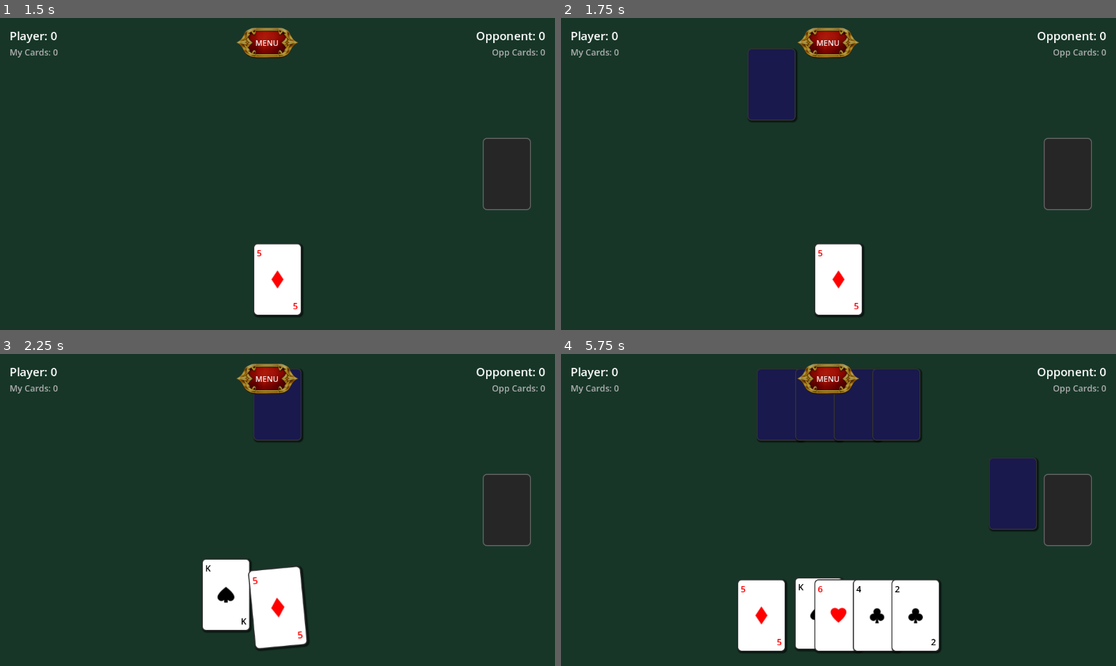
Above: before the commit, frames 1-4 (two rows, left to right).
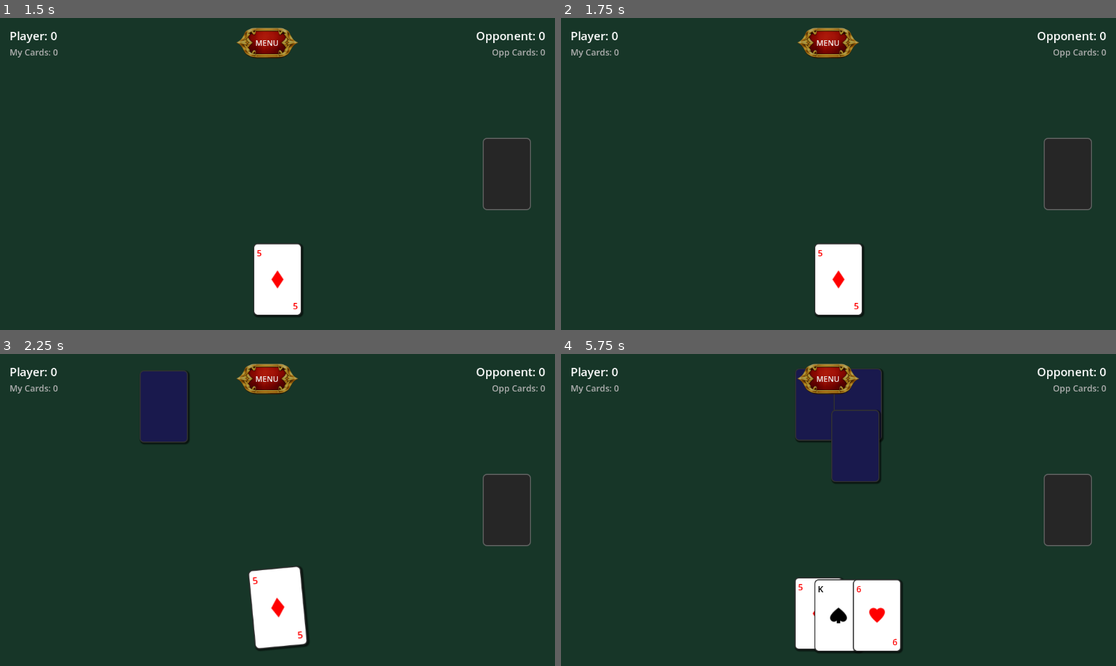
Above: after the commit, the same moments.

Repository: mangelsr/Forty-Last-Bet
Game: Godot game, scene res://src/scenes/menu/MainMenu.tscn
Same seed, same stepped clock (60 frames per second), same inputs: the game is played once before the commit and once after it. Sound files missing from this copy of the repository are replaced by a short silence.
Inputs (mouse positions are in pixels of both pictures, inside the frame that each line leads up to):
- Up to frame 1 (1.5 s): click "PLAY" at 0.5 s; drag from (199, 267) to (333, 105) at 1.27 s
- Up to frame 2 (1.75 s): no input
- Up to frame 3 (2.25 s): drag from (277, 616) to (249, 572) at 2.02 s
- Up to frame 4 (5.75 s): move the mouse to (838, 403) at 2.77 s; click (838, 403) at 2.92 s; drag from (855, 403) to (672, 463) at 3.52 s; drag from (877, 403) to (866, 510) at 4.27 s; drag from (821, 616) to (755, 432) at 5.02 s

Frame 1 is identical in both runs. In frame 2, 2.0% of the frame differs, in the area x 33-43%, y 9-34%; in frame 3, 5.5%; in frame 4, 11%, in the area x 31-86%, y 4-96%.

Commit message:
[ADD] GameBoard UI/Audio/Animator helpers, [UPD] GameBoard wiring, [UPD] CardUI state machine

Diff:
--- a/src/scenes/cards/CardUI.gd
+++ b/src/scenes/cards/CardUI.gd
@@ -14,16 +14,23 @@
 @onready var margin_container = $MarginContainer
 @onready var sfx_hover = $SfxHover
 
-var is_dragging: bool = false
 var drag_offset: Vector2 = Vector2.ZERO
 var original_position: Vector2 = Vector2.ZERO
 var target_rotation: float = 0.0
 
-var is_waving: bool = false
 var wave_offset: float = 0.0
 static var last_hover_sfx_ms_global: int = 0
 
 const HOVER_SFX_COOLDOWN_MS = 450
+
+enum CardState {
+	IDLE,
+	HOVERED,
+	DRAGGING,
+	WAVING
+}
+
+var state: CardState = CardState.IDLE
 
 func _ready():
 	if card_data:
@@ -37,22 +44,23 @@
 	gui_input.connect(_on_gui_input)
 
 func _process(_delta):
-	if is_dragging:
-		var target_pos = get_global_mouse_position() - drag_offset
-		global_position = global_position.lerp(target_pos, 0.2)
-
-		# Dynamic tilt based on movement velocity
-		var velocity = (target_pos - global_position).x
-		target_rotation = clamp(velocity * 0.05, -0.2, 0.2)
-		rotation = lerp_angle(rotation, target_rotation, 0.1)
-	elif is_waving:
-		# Synchronized up and down movement with offset
-		var time = Time.get_ticks_msec() / 1000.0
-		var wave = sin(time * 3.0 + wave_offset) * 4.0 # Speed 3.0, Amplitude 4px
-		global_position.y = original_position.y + wave
-		rotation = lerp_angle(rotation, 0, 0.1)
-	else:
-		rotation = lerp_angle(rotation, 0, 0.1)
+	match state:
+		CardState.DRAGGING:
+			var target_pos = get_global_mouse_position() - drag_offset
+			global_position = global_position.lerp(target_pos, 0.2)
+
+			# Dynamic tilt based on movement velocity
+			var velocity = (target_pos - global_position).x
+			target_rotation = clamp(velocity * 0.05, -0.2, 0.2)
+			rotation = lerp_angle(rotation, target_rotation, 0.1)
+		CardState.WAVING:
+			# Synchronized up and down movement with offset
+			var time = Time.get_ticks_msec() / 1000.0
+			var wave = sin(time * 3.0 + wave_offset) * 4.0 # Speed 3.0, Amplitude 4px
+			global_position.y = original_position.y + wave
+			rotation = lerp_angle(rotation, 0, 0.1)
+		_:
+			rotation = lerp_angle(rotation, 0, 0.1)
 
 func set_card_data(value: CardData):
 	card_data = value
@@ -124,18 +132,15 @@
 		if get_parent() != hand:
 			return
 
-	is_dragging = true
+	set_state(CardState.DRAGGING)
 	drag_offset = get_global_mouse_position() - global_position
-	z_index = 100 # Ensure it's on top
-	scale = Vector2(1.1, 1.1)
 	original_position = global_position # Update in case it moved in hand
 
 func stop_drag():
-	if not is_dragging:
-		return
-
-	is_dragging = false
-	z_index = 0
+	if state != CardState.DRAGGING:
+		return
+
+	set_state(CardState.IDLE)
 
 	# Check if dropped in table area
 	var game_board = get_tree().current_scene
@@ -152,40 +157,70 @@
 	tween.tween_property(self, "rotation", 0.0, 0.2)
 
 func _on_mouse_entered():
-	if not is_dragging:
-		# Only hover if in player's hand
-		var game_board = get_tree().current_scene
-		if game_board:
-			var hand = game_board.get_node("%HandContainer")
-			if get_parent() != hand:
-				return
-
-		_play_hover_sfx()
-		var tween = create_tween().set_trans(Tween.TRANS_BACK).set_ease(Tween.EASE_OUT)
-		tween.tween_property(self, "scale", Vector2(1.1, 1.1), 0.2)
-		z_index = 10
+	if state == CardState.DRAGGING:
+		return
+	if not _is_in_hand():
+		return
+
+	_play_hover_sfx()
+	set_state(CardState.HOVERED)
 
 func _on_mouse_exited():
-	if not is_dragging:
-		var game_board = get_tree().current_scene
-		if game_board:
-			var hand = game_board.get_node("%HandContainer")
-			if get_parent() != hand:
-				return
-
-		var tween = create_tween().set_trans(Tween.TRANS_BACK).set_ease(Tween.EASE_OUT)
-		tween.tween_property(self, "scale", Vector2(1.0, 1.0), 0.2)
-		z_index = 0
+	if state == CardState.DRAGGING:
+		return
+	if not _is_in_hand():
+		return
+
+	set_state(CardState.IDLE)
 
 func update_original_position():
 	original_position = global_position
 
 func start_wave_animation(offset: float = 0.0):
-	is_waving = true
 	wave_offset = offset
+	set_state(CardState.WAVING)
 
 func stop_wave_animation():
-	is_waving = false
+	set_state(CardState.IDLE)
+
+func set_state(next_state: CardState):
+	if state == next_state:
+		return
+
+	_exit_state(state, next_state)
+	state = next_state
+	_enter_state(state)
+
+func _enter_state(next_state: CardState):
+	match next_state:
+		CardState.HOVERED:
+			var tween = create_tween().set_trans(Tween.TRANS_BACK).set_ease(Tween.EASE_OUT)
+			tween.tween_property(self, "scale", Vector2(1.1, 1.1), 0.2)
+			z_index = 10
+		CardState.DRAGGING:
+			z_index = 100 # Ensure it's on top
+			scale = Vector2(1.1, 1.1)
+		_:
+			pass
+
+func _exit_state(prev_state: CardState, next_state: CardState):
+	match prev_state:
+		CardState.HOVERED:
+			if next_state != CardState.DRAGGING:
+				var tween = create_tween().set_trans(Tween.TRANS_BACK).set_ease(Tween.EASE_OUT)
+				tween.tween_property(self, "scale", Vector2(1.0, 1.0), 0.2)
+				z_index = 0
+		CardState.DRAGGING:
+			z_index = 0
+		_:
+			pass
+
+func _is_in_hand() -> bool:
+	var game_board = get_tree().current_scene
+	if game_board:
+		var hand = game_board.get_node("%HandContainer")
+		return get_parent() == hand
+	return false
 
 func _play_hover_sfx():
 	if not sfx_hover:
--- a/src/scenes/game_board/GameBoard.gd
+++ b/src/scenes/game_board/GameBoard.gd
@@ -9,24 +9,19 @@
 @onready var hand_container = %HandContainer
 @onready var opponent_hand_container = %OpponentHandContainer
 @onready var table_grid = %TableGrid
-@onready var deck_position = %DeckPosition
-@onready var player_score_label = %PlayerScore
-@onready var opponent_score_label = %OpponentScore
-@onready var message_container = %MessageContainer
+@onready var capture_choice_scene = preload("res://src/scenes/ui/CaptureChoiceUI.tscn")
 @onready var sfx_round_start = %SfxRoundStart
 @onready var sfx_deal = %SfxDeal
 @onready var sfx_card_play = %SfxCardPlay
 @onready var sfx_capture = %SfxCapture
+@onready var ui = $GameBoardUI
+@onready var audio = $GameBoardAudio
+@onready var animator = $GameBoardAnimator
 
 var play_shuffle_next_deal: bool = true
 
 func _ready():
-	GameManager.turn_changed.connect(_on_turn_changed)
-	GameManager.new_round_requested.connect(_on_new_round_requested)
-	GameManager.game_event_occurred.connect(_on_game_event_occurred)
-	GameManager.game_over.connect(_on_game_over)
-	GameManager.capture_choice_requested.connect(_on_capture_choice_requested)
-	GameManager.deck_reshuffled.connect(_on_deck_reshuffled)
+	_connect_signals()
 	# Wait a frame for layout to settle
 	await get_tree().process_frame
 	start_game()
@@ -34,47 +29,28 @@
 func start_game():
 	GameManager.load_deck()
 	GameManager.shuffle_deck()
-	update_scores()
+	ui.update_scores()
 	deal_round()
+
+func _connect_signals():
+	GameManager.turn_changed.connect(_on_turn_changed)
+	GameManager.new_round_requested.connect(_on_new_round_requested)
+	GameManager.game_event_occurred.connect(_on_game_event_occurred)
+	GameManager.game_over.connect(_on_game_over)
+	GameManager.capture_choice_requested.connect(_on_capture_choice_requested)
+	GameManager.deck_reshuffled.connect(_on_deck_reshuffled)
 
 func _on_game_event_occurred(type: String, team: String, points: int):
 	if type in ["CAPTURE", "CAIDA", "LIMPIA"]:
-		_play_sfx(sfx_capture)
-
-	var color = Color.WHITE
-	# Map type to translation key (e.g. CAIDA -> EVENT_CAIDA, DOBLE RONDA -> EVENT_DOBLE_RONDA)
-	var tr_key = "EVENT_" + type.replace(" ", "_")
-	var text = tr(tr_key)
-
-	if points > 0:
-		text += "! +" + str(points)
-	else:
-		text += "!"
-
-	match type:
-		"CAIDA":
-			color = Color.YELLOW
-		"LIMPIA":
-			color = Color.CYAN
-		"RONDA", "DOBLE RONDA":
-			color = Color.MAGENTA
-		"CAPTURE":
-			color = Color.GREEN_YELLOW
-		"CARTON":
-			color = Color.SKY_BLUE
-
-	# Translate team name using existing keys GAME_PLAYER / GAME_OPPONENT
-	var team_key = "GAME_" + team
-	var team_text = tr(team_key)
-
-	var label_text = "[%s] %s" % [team_text, text]
-	show_event_notification(label_text, color)
+		audio.play_sfx(sfx_capture)
+	var label_text = _build_event_text(type, team, points)
+	var color = _event_color(type)
+	ui.show_event_notification(label_text, color)
 
 func _on_game_over(winner_team: String, score_p: int, score_o: int):
 	var modal = GAME_OVER_MODAL_SCENE.instantiate()
 	add_child(modal)
 	modal.setup(winner_team, score_p, score_o)
-@onready var capture_choice_scene = preload("res://src/scenes/ui/CaptureChoiceUI.tscn")
 
 func _on_capture_choice_requested(options: Array):
 	var choice_ui = capture_choice_scene.instantiate()
@@ -90,101 +66,29 @@
 		# UI handles its own destruction
 	)
 
-func show_event_notification(text: String, color: Color):
-	var label = Label.new()
-	label.text = text
-	label.horizontal_alignment = HORIZONTAL_ALIGNMENT_CENTER
-	label.add_theme_color_override("font_color", color)
-	label.add_theme_font_size_override("font_size", 48)
-	label.add_theme_color_override("font_outline_color", Color.BLACK)
-	label.add_theme_constant_override("outline_size", 8)
-
-	# Use VBox for layout if not already
-	var vbox = message_container.get_node_or_null("MessageVBox")
-	if not vbox:
-		vbox = VBoxContainer.new()
-		vbox.name = "MessageVBox"
-		vbox.alignment = BoxContainer.ALIGNMENT_CENTER
-		vbox.anchors_preset = Control.PRESET_CENTER
-		vbox.grow_horizontal = Control.GROW_DIRECTION_BOTH
-		vbox.grow_vertical = Control.GROW_DIRECTION_BOTH
-		# Ensure it's centered in the container (which is already centered)
-		message_container.add_child(vbox)
-		# Force update to ensure it centers
-		vbox.set_anchors_and_offsets_preset(Control.PRESET_CENTER)
-
-	# Create a slot for the message to reserve space in the VBox
-	var slot = Control.new()
-	slot.custom_minimum_size = Vector2(0, 60) # Reserve vertical space
-	slot.size_flags_horizontal = Control.SIZE_EXPAND_FILL
-	vbox.add_child(slot)
-
-	slot.add_child(label)
-
-	# Wait for a frame to get correct size for centering
-	await get_tree().process_frame
-
-	# Center label in slot
-	label.position = (slot.size - label.size) / 2
-	label.pivot_offset = label.size / 2
-
-	# Initial Animation State
-	label.modulate.a = 0
-	label.scale = Vector2(0.5, 0.5)
-
-	# Animate
-	var tween = create_tween().set_parallel(true).set_trans(Tween.TRANS_BACK).set_ease(Tween.EASE_OUT)
-	tween.tween_property(label, "scale", Vector2.ONE, 0.4)
-	tween.tween_property(label, "modulate:a", 1.0, 0.2)
-	# Float up relative to the slot
-	tween.tween_property(label, "position:y", label.position.y - 120, 1.5).set_trans(Tween.TRANS_SINE)
-
-	# Fade out and cleanup
-	var fade_tween = create_tween().set_trans(Tween.TRANS_CUBIC).set_ease(Tween.EASE_IN)
-	fade_tween.tween_interval(1.5)
-	fade_tween.tween_property(label, "modulate:a", 0.0, 0.5)
-	# Remove the slot (parent), which removes the label too
-	fade_tween.tween_callback(slot.queue_free)
-
-
 func _on_menu_button_pressed():
 	get_tree().change_scene_to_file("res://src/scenes/menu/MainMenu.tscn")
-
-
-@onready var player_captured_label = %PlayerCapturedCount
-@onready var opponent_captured_label = %OpponentCapturedCount
-
-func update_scores():
-	player_score_label.text = tr("GAME_PLAYER") + ": " + str(GameManager.player_score)
-	opponent_score_label.text = tr("GAME_OPPONENT") + ": " + str(GameManager.opponent_score)
-
-	player_captured_label.text = tr("GAME_MY_CARDS") + ": " + str(GameManager.player_captured.size())
-	opponent_captured_label.text = tr("GAME_OPP_CARDS") + ": " + str(GameManager.opponent_captured.size())
 
 func deal_round():
 	var p_cards = GameManager.deal_cards(5)
 	var o_cards = GameManager.deal_cards(5)
 
 	if play_shuffle_next_deal:
-		_play_sfx(sfx_round_start)
-		await _wait_for_sfx(sfx_round_start)
+		audio.play_sfx(sfx_round_start)
+		await audio.wait_for_sfx(sfx_round_start)
 		play_shuffle_next_deal = false
 
 	GameManager.player_hand.append_array(p_cards)
 	GameManager.opponent_hand.append_array(o_cards)
 
 	for i in range(5):
-		_play_sfx(sfx_deal)
-		spawn_card_to_hand(p_cards[i], true)
-		await _wait_for_sfx(sfx_deal)
-		_play_sfx(sfx_deal)
-		spawn_card_to_hand(o_cards[i], false)
-		await _wait_for_sfx(sfx_deal)
+		await _deal_one_to_hand(p_cards[i], true)
+		await _deal_one_to_hand(o_cards[i], false)
 
 	# Check for Ronda bonus points
 	GameManager.check_for_ronda(true)
 	GameManager.check_for_ronda(false)
-	update_scores()
+	ui.update_scores()
 
 func _refresh_table_ui():
 	for table_card in table_grid.get_children():
@@ -192,24 +96,12 @@
 			table_card.queue_free()
 
 func spawn_card_to_hand(data: CardData, is_player: bool):
-	var card_ui = CARD_UI_SCENE.instantiate() as CardUI
-	card_ui.card_data = data
-	card_ui.is_face_up = is_player
+	await animator.spawn_card_to_hand(CARD_UI_SCENE, data, is_player)
 
-	add_child(card_ui)
-	card_ui.global_position = deck_position.global_position
-
-	var target_parent = hand_container if is_player else opponent_hand_container
-	var tween = create_tween().set_trans(Tween.TRANS_QUART).set_ease(Tween.EASE_OUT)
-
-	await tween.tween_property(card_ui, "global_position", target_parent.global_position, 0.4).finished
-
-	if card_ui.get_parent():
-		card_ui.get_parent().remove_child(card_ui)
-	target_parent.add_child(card_ui)
-
-	await get_tree().process_frame
-	card_ui.update_original_position()
+func _deal_one_to_hand(data: CardData, is_player: bool):
+	audio.play_sfx(sfx_deal)
+	await spawn_card_to_hand(data, is_player)
+	await audio.wait_for_sfx(sfx_deal)
 
 func _on_new_round_requested():
 	# Small delay to let the last play settle visually
@@ -220,7 +112,7 @@
 	play_shuffle_next_deal = true
 
 func _on_turn_changed(new_state):
-	update_scores()
+	ui.update_scores()
 	if new_state == GameManager.GameState.OPPONENT_TURN:
 		run_opponent_ai()
 
@@ -231,56 +123,25 @@
 		play_card_to_table(card_ui, false)
 
 func play_card_to_table(card_ui: CardUI, is_player: bool):
-	_play_sfx(sfx_card_play)
-	card_ui.get_parent().remove_child(card_ui)
-	add_child(card_ui) # Temporary parent for animation
-
-	var tween = create_tween().set_parallel(true).set_trans(Tween.TRANS_QUART).set_ease(Tween.EASE_OUT)
-	tween.tween_property(card_ui, "global_position", table_grid.global_position, 0.4)
-	tween.tween_property(card_ui, "rotation", randf_range(-0.1, 0.1), 0.4)
-
-	if not card_ui.is_face_up:
-		card_ui.is_face_up = true # Flip on play
-
-	await tween.finished
-	remove_child(card_ui)
+	audio.play_sfx(sfx_card_play)
+	await animator.animate_card_to_table(card_ui)
 
 	# Update logic first so we know if it was captured
 	GameManager.play_card_to_table(card_ui.card_data, is_player)
 
 	# Now check if it stayed on table or was a Caida/Capture
 	if card_ui.card_data in GameManager.cards_on_table:
-		table_grid.add_child(card_ui)
-		await get_tree().process_frame # Wait for container layout
-		card_ui.update_original_position()
-		var offset = table_grid.get_child_count() * 0.5
-		card_ui.start_wave_animation(offset)
+		animator.place_card_on_table(card_ui)
 	else:
 		# It was captured or it's a Caida
 		card_ui.queue_free()
 
 	# Refresh rest of table UI
-	for table_card in table_grid.get_children():
-		if table_card is CardUI and table_card.card_data not in GameManager.cards_on_table:
-			table_card.queue_free()
+	_refresh_table_ui()
+	ui.update_scores()
 
-	update_scores()
+func _build_event_text(type: String, team: String, points: int) -> String:
+	return ui.build_event_text(type, team, points)
 
-func _play_sfx(player: AudioStreamPlayer):
-	if not player:
-		return
-	player.stop()
-	player.play()
-
-func _wait_for_sfx(player: AudioStreamPlayer):
-	if not player or not player.stream:
-		return
-	var length = player.stream.get_length()
-	if length <= 0.0:
-		return
-	await get_tree().create_timer(length).timeout
-
-func _get_sfx_length(player: AudioStreamPlayer) -> float:
-	if not player or not player.stream:
-		return 0.0
-	return player.stream.get_length()
+func _event_color(type: String) -> Color:
+	return ui.event_color(type)
--- a/src/scenes/game_board/GameBoard.tscn
+++ b/src/scenes/game_board/GameBoard.tscn
@@ -6,6 +6,9 @@
 [ext_resource type="AudioStream" path="res://assets/audio/card-shove.ogg" id="4_audio"]
 [ext_resource type="AudioStream" path="res://assets/audio/card-play.ogg" id="5_audio"]
 [ext_resource type="AudioStream" path="res://assets/audio/card-capture.ogg" id="6_audio"]
+[ext_resource type="Script" path="res://src/scenes/game_board/GameBoardUI.gd" id="7_script"]
+[ext_resource type="Script" path="res://src/scenes/game_board/GameBoardAudio.gd" id="8_script"]
+[ext_resource type="Script" path="res://src/scenes/game_board/GameBoardAnimator.gd" id="9_script"]
 
 [sub_resource type="StyleBoxFlat" id="StyleBoxFlat_1"]
 bg_color = Color(0.14902, 0.14902, 0.14902, 1)
@@ -29,6 +32,24 @@
 theme = ExtResource("2_theme")
 script = ExtResource("1_script")
 
+[node name="GameBoardUI" type="Node" parent="."]
+script = ExtResource("7_script")
+message_container_path = NodePath("../MessageContainer")
+player_score_label_path = NodePath("../ScoreUI/HBoxContainer/PlayerStats/PlayerScore")
+opponent_score_label_path = NodePath("../ScoreUI/HBoxContainer/OpponentStats/OpponentScore")
+player_captured_label_path = NodePath("../ScoreUI/HBoxContainer/PlayerStats/PlayerCapturedCount")
+opponent_captured_label_path = NodePath("../ScoreUI/HBoxContainer/OpponentStats/OpponentCapturedCount")
+
+[node name="GameBoardAudio" type="Node" parent="."]
+script = ExtResource("8_script")
+
+[node name="GameBoardAnimator" type="Node" parent="."]
+script = ExtResource("9_script")
+hand_container_path = NodePath("../PlayerHand/HandContainer")
+opponent_hand_container_path = NodePath("../OpponentHand/OpponentHandContainer")
+table_grid_path = NodePath("../TableArea/TableGrid")
+deck_position_path = NodePath("../DeckPosition")
+
 [node name="Background" type="ColorRect" parent="."]
 layout_mode = 1
 anchors_preset = 15
--- /dev/null
+++ b/src/scenes/game_board/GameBoardAnimator.gd
@@ -0,0 +1,63 @@
+class_name GameBoardAnimator
+extends Node
+
+@export var hand_container_path: NodePath
+@export var opponent_hand_container_path: NodePath
+@export var table_grid_path: NodePath
+@export var deck_position_path: NodePath
+
+@onready var hand_container: Control = get_node_or_null(hand_container_path)
+@onready var opponent_hand_container: Control = get_node_or_null(opponent_hand_container_path)
+@onready var table_grid: Control = get_node_or_null(table_grid_path)
+@onready var deck_position: Control = get_node_or_null(deck_position_path)
+
+func spawn_card_to_hand(card_scene: PackedScene, data: CardData, is_player: bool) -> CardUI:
+	if not deck_position or not hand_container or not opponent_hand_container:
+		return null
+	var card_ui = card_scene.instantiate() as CardUI
+	card_ui.card_data = data
+	card_ui.is_face_up = is_player
+
+	var root = get_parent()
+	root.add_child(card_ui)
+	card_ui.global_position = deck_position.global_position
+
+	var target_parent = hand_container if is_player else opponent_hand_container
+	var tween = create_tween().set_trans(Tween.TRANS_QUART).set_ease(Tween.EASE_OUT)
+
+	await tween.tween_property(card_ui, "global_position", target_parent.global_position, 0.4).finished
+
+	if card_ui.get_parent():
+		card_ui.get_parent().remove_child(card_ui)
+	target_parent.add_child(card_ui)
+
+	await get_tree().process_frame
+	card_ui.update_original_position()
+
+	return card_ui
+
+func animate_card_to_table(card_ui: CardUI):
+	if not table_grid:
+		return
+	var root = get_parent()
+	card_ui.get_parent().remove_child(card_ui)
+	root.add_child(card_ui) # Temporary parent for animation
+
+	var tween = create_tween().set_parallel(true).set_trans(Tween.TRANS_QUART).set_ease(Tween.EASE_OUT)
+	tween.tween_property(card_ui, "global_position", table_grid.global_position, 0.4)
+	tween.tween_property(card_ui, "rotation", randf_range(-0.1, 0.1), 0.4)
+
+	if not card_ui.is_face_up:
+		card_ui.is_face_up = true # Flip on play
+
+	await tween.finished
+	root.remove_child(card_ui)
+
+func place_card_on_table(card_ui: CardUI):
+	if not table_grid:
+		return
+	table_grid.add_child(card_ui)
+	await get_tree().process_frame # Wait for container layout
+	card_ui.update_original_position()
+	var offset = table_grid.get_child_count() * 0.5
+	card_ui.start_wave_animation(offset)
--- /dev/null
+++ b/src/scenes/game_board/GameBoardAudio.gd
@@ -0,0 +1,21 @@
+class_name GameBoardAudio
+extends Node
+
+func play_sfx(player: AudioStreamPlayer):
+	if not player:
+		return
+	player.stop()
+	player.play()
+
+func wait_for_sfx(player: AudioStreamPlayer):
+	if not player or not player.stream:
+		return
+	var length = player.stream.get_length()
+	if length <= 0.0:
+		return
+	await get_tree().create_timer(length).timeout
+
+func get_sfx_length(player: AudioStreamPlayer) -> float:
+	if not player or not player.stream:
+		return 0.0
+	return player.stream.get_length()
--- /dev/null
+++ b/src/scenes/game_board/GameBoardUI.gd
@@ -0,0 +1,114 @@
+class_name GameBoardUI
+extends Node
+
+@export var message_container_path: NodePath
+@export var player_score_label_path: NodePath
+@export var opponent_score_label_path: NodePath
+@export var player_captured_label_path: NodePath
+@export var opponent_captured_label_path: NodePath
+
+@onready var message_container: Control = get_node_or_null(message_container_path)
+@onready var player_score_label: Label = get_node_or_null(player_score_label_path)
+@onready var opponent_score_label: Label = get_node_or_null(opponent_score_label_path)
+@onready var player_captured_label: Label = get_node_or_null(player_captured_label_path)
+@onready var opponent_captured_label: Label = get_node_or_null(opponent_captured_label_path)
+
+func update_scores():
+	if not player_score_label or not opponent_score_label:
+		return
+	if not player_captured_label or not opponent_captured_label:
+		return
+	player_score_label.text = tr("GAME_PLAYER") + ": " + str(GameManager.player_score)
+	opponent_score_label.text = tr("GAME_OPPONENT") + ": " + str(GameManager.opponent_score)
+
+	player_captured_label.text = tr("GAME_MY_CARDS") + ": " + str(GameManager.player_captured.size())
+	opponent_captured_label.text = tr("GAME_OPP_CARDS") + ": " + str(GameManager.opponent_captured.size())
+
+func show_event_notification(text: String, color: Color):
+	if not message_container:
+		return
+	var label = Label.new()
+	label.text = text
+	label.horizontal_alignment = HORIZONTAL_ALIGNMENT_CENTER
+	label.add_theme_color_override("font_color", color)
+	label.add_theme_font_size_override("font_size", 48)
+	label.add_theme_color_override("font_outline_color", Color.BLACK)
+	label.add_theme_constant_override("outline_size", 8)
+
+	# Use VBox for layout if not already
+	var vbox = message_container.get_node_or_null("MessageVBox")
+	if not vbox:
+		vbox = VBoxContainer.new()
+		vbox.name = "MessageVBox"
+		vbox.alignment = BoxContainer.ALIGNMENT_CENTER
+		vbox.anchors_preset = Control.PRESET_CENTER
+		vbox.grow_horizontal = Control.GROW_DIRECTION_BOTH
+		vbox.grow_vertical = Control.GROW_DIRECTION_BOTH
+		# Ensure it's centered in the container (which is already centered)
+		message_container.add_child(vbox)
+		# Force update to ensure it centers
+		vbox.set_anchors_and_offsets_preset(Control.PRESET_CENTER)
+
+	# Create a slot for the message to reserve space in the VBox
+	var slot = Control.new()
+	slot.custom_minimum_size = Vector2(0, 60) # Reserve vertical space
+	slot.size_flags_horizontal = Control.SIZE_EXPAND_FILL
+	vbox.add_child(slot)
+
+	slot.add_child(label)
+
+	# Wait for a frame to get correct size for centering
+	await message_container.get_tree().process_frame
+
+	# Center label in slot
+	label.position = (slot.size - label.size) / 2
+	label.pivot_offset = label.size / 2
+
+	# Initial Animation State
+	label.modulate.a = 0
+	label.scale = Vector2(0.5, 0.5)
+
+	# Animate
+	var tween = message_container.create_tween().set_parallel(true).set_trans(Tween.TRANS_BACK).set_ease(Tween.EASE_OUT)
+	tween.tween_property(label, "scale", Vector2.ONE, 0.4)
+	tween.tween_property(label, "modulate:a", 1.0, 0.2)
+	# Float up relative to the slot
+	tween.tween_property(label, "position:y", label.position.y - 120, 1.5).set_trans(Tween.TRANS_SINE)
+
+	# Fade out and cleanup
+	var fade_tween = message_container.create_tween().set_trans(Tween.TRANS_CUBIC).set_ease(Tween.EASE_IN)
+	fade_tween.tween_interval(1.5)
+	fade_tween.tween_property(label, "modulate:a", 0.0, 0.5)
+	# Remove the slot (parent), which removes the label too
+	fade_tween.tween_callback(slot.queue_free)
+
+func build_event_text(type: String, team: String, points: int) -> String:
+	# Map type to translation key (e.g. CAIDA -> EVENT_CAIDA, DOBLE RONDA -> EVENT_DOBLE_RONDA)
+	var tr_key = "EVENT_" + type.replace(" ", "_")
+	var text = tr(tr_key)
+
+	if points > 0:
+		text += "! +" + str(points)
+	else:
+		text += "!"
+
+	# Translate team name using existing keys GAME_PLAYER / GAME_OPPONENT
+	var team_key = "GAME_" + team
+	var team_text = tr(team_key)
+
+	return "[%s] %s" % [team_text, text]
+
+func event_color(type: String) -> Color:
+	match type:
+		"CAIDA":
+			return Color.YELLOW
+		"LIMPIA":
+			return Color.CYAN
+		"RONDA", "DOBLE RONDA":
+			return Color.MAGENTA
+		"CAPTURE":
+			return Color.GREEN_YELLOW
+		"CARTON":
+			return Color.SKY_BLUE
+		_:
+			return Color.WHITE
Not shown: 1 places in src/scenes/game_board/GameBoard.tscn that only renumber resources
Not shown, added: src/scenes/game_board/GameBoardAnimator.gd.uid
Not shown, added: src/scenes/game_board/GameBoardAudio.gd.uid
Not shown, added: src/scenes/game_board/GameBoardUI.gd.uid
